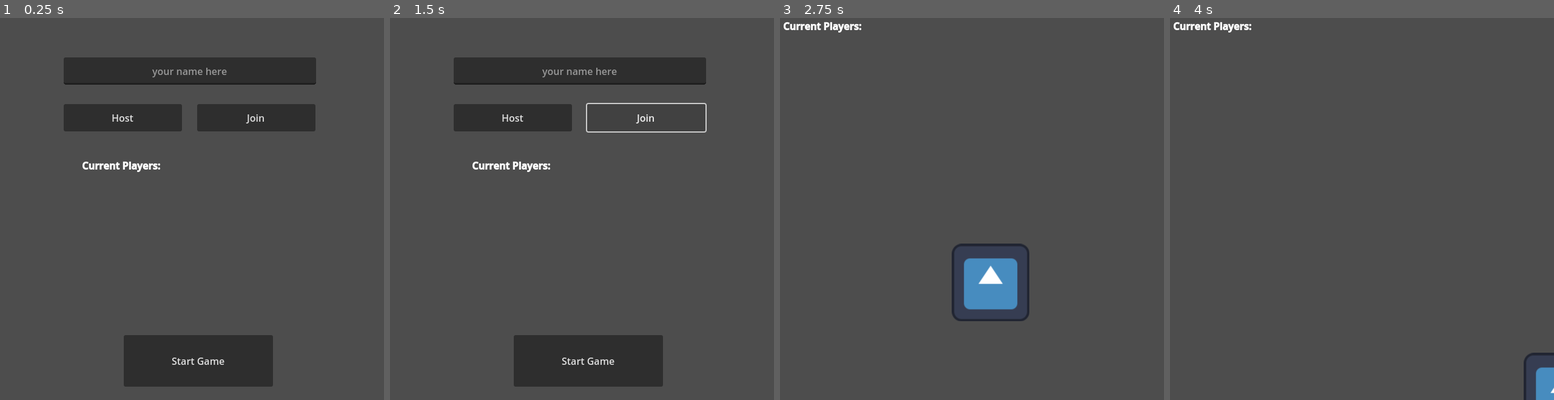
Above: before the commit, frames 1-4 (left to right).
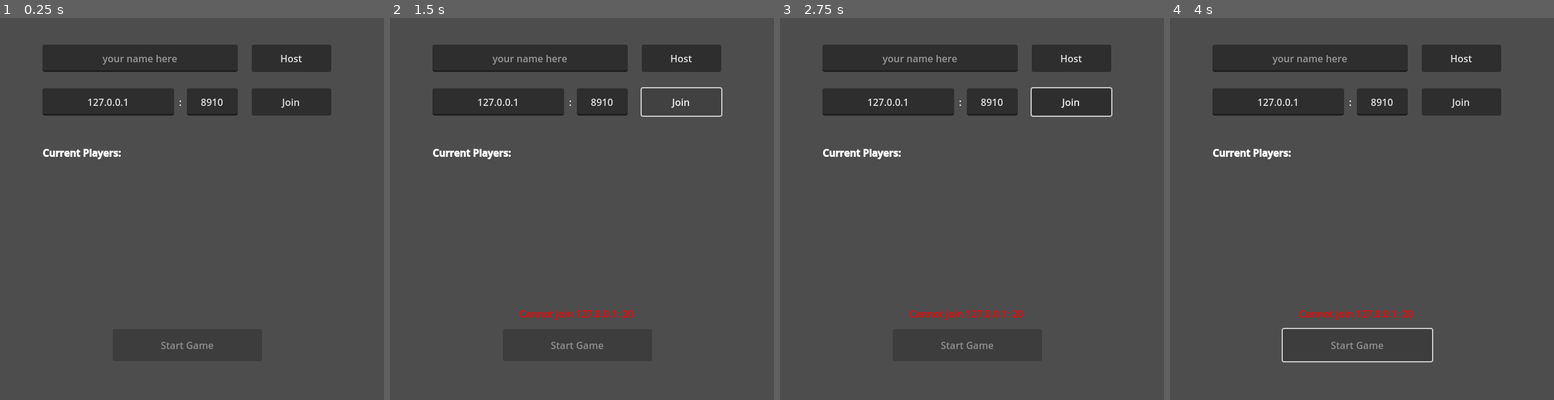
Above: after the commit, the same moments.

Repository: Lai-Cheuk-Hei/ENetMultiplayerDemo
Game: Godot game, scene res://multiplayer_test.tscn
Two runs of this game, one before a commit and one after it. Both use one fixed random seed, a clock stepped at 60 frames per second and the inputs below. The engine's default icon, where the game draws it, is replaced by a stand-in: a white triangle on a blue panel in a dark square.
Inputs (mouse positions are in pixels of both pictures, inside the frame that each line leads up to):
- Up to frame 1 (0.25 s): no input
- Up to frame 2 (1.5 s): click "Host" at 0.5 s; click "Join" at 1.25 s
- Up to frame 3 (2.75 s): click (979, 361) at 2 s, where only the run before the commit has a clickable "Start Game"
- Up to frame 4 (4 s): hold Right (ui_right) 2.78-3.53 s; hold Down (ui_down) from 3.53 s (still down)

The runs differ from the first frame. In frame 1, 15% of the frame differs, in the area x 11-87%, y 6-97%; in frame 2, 13%; in frame 3, 13%; in frame 4, 12%.

Commit message:
UI change and disconnect function update

Diff:
--- a/Multiplayer_Test.gd
+++ b/Multiplayer_Test.gd
@@ -3,7 +3,7 @@
 var peer = ENetMultiplayerPeer.new()
 @export var player_scene: PackedScene
 
-@export var Address = "192.168.32.55"
+@export var Address = "127.0.0.1"
 @export var port = 8910
 
 var player_name : String
@@ -12,44 +12,72 @@
 	multiplayer.peer_connected.connect(peer_connected)
 	multiplayer.peer_disconnected.connect(peer_disconnected)
 	multiplayer.connected_to_server.connect(connected_to_server)
+	multiplayer.connection_failed.connect(connection_failed)
 	if "--server" in OS.get_cmdline_args():
 		hostGame()
 
 func hostGame():
 	var error = peer.create_server(port)
 	if error != OK:
-		print("cannot host: " + str(error))
-		return
+		print("Cannot host: " + str(error))
+		$ErrorLabel.add_theme_color_override("font_color", Color(1,0,0,1))
+		$ErrorLabel.text = "Cannot host: " + str(error)
+		return false
 	else:
 		print("Now hosting on: " + Address + ":" + str(port))
-	multiplayer.multiplayer_peer = peer
+		$ErrorLabel.add_theme_color_override("font_color", Color(0,1,0,1))
+		$ErrorLabel.text = "Now hosting on port: " + str(port)
+		multiplayer.multiplayer_peer = peer
+		return true
 	#SendPlayerInformation($TextEdit.text, multiplayer.get_unique_id())
 
 func _on_host_pressed():
-	hostGame()
-	SendPlayerInformation($TextEdit.text, multiplayer.get_unique_id())
+	var host_success = hostGame()
+	if host_success:
+		$StartGame.disabled = false
+		SendPlayerInformation($NameEdit.text, multiplayer.get_unique_id())
 
 # this get called on the server and clients
 func peer_connected(id):
 	print("Player Connected " + str(id))
 
+@rpc("any_peer","call_local")
+func CloseServer():
+	print("Server Closed")
+	get_tree().root.get_node("GameScene").queue_free()
+	peer.host.destroy()
+	GameManager.Players = {}
+	self.show()
+
 # this get called on the server and clients
 func peer_disconnected(id):
-	print("Player Disconnected " + str(id))
-	GameManager.Players.erase(id)
-	var players = get_tree().get_nodes_in_group("Player")
-	for i in players:
-		if i.name == str(id):
-			i.queue_free()
+	if id == 1:
+		print("Host Disconnected " + str(id))
+		CloseServer.rpc()
+	else:
+		print("Player Disconnected " + str(id))
+		GameManager.Players.erase(id)
+		var players = get_tree().get_nodes_in_group("Player")
+		for i in players:
+			if i.name == str(id):
+				i.queue_free()
 
 func connected_to_server():
-	print("connected To Sever!")
-	SendPlayerInformation.rpc_id(1, $TextEdit.text, multiplayer.get_unique_id())
+	print("Connected To Sever!")
+	#$ErrorLabel.add_theme_color_override("font_color", Color(0,1,0,1))
+	#$ErrorLabel.text = "Connected To Sever!"
+	SendPlayerInformation.rpc_id(1, $NameEdit.text, multiplayer.get_unique_id())
+
+# called only from clients
+func connection_failed():
+	print("Couldn't Connect")
+	#$ErrorLabel.add_theme_color_override("font_color", Color(1,0,0,1))
+	#$ErrorLabel.text = "Couldn't Connect"
 
 
 @rpc("any_peer")
 func SendPlayerInformation(name, id):
-	#print(name)
+	# Save player data to GameManager
 	if !GameManager.Players.has(id):
 		GameManager.Players[id] ={
 			"name" : name,
@@ -61,6 +89,7 @@
 		for i in GameManager.Players:
 			SendPlayerInformation.rpc(GameManager.Players[i].name, i)
 
+	# Updates player list in server
 	for i in $PlayerList/VBoxContainer.get_children():
 		i.queue_free()
 
@@ -73,21 +102,45 @@
 
 
 func _on_join_pressed():
-	peer.create_client(Address, port)
+	var error = peer.create_client(Address, port)
+	if error != OK:
+		print("Cannot join " + Address + ": " + str(error))
+		$ErrorLabel.add_theme_color_override("font_color", Color(1,0,0,1))
+		$ErrorLabel.text = "Cannot join " + Address + ": " + str(error)
+		return
+	else:
+		print("Joined game: " + Address + ":" + str(port))
+		$ErrorLabel.add_theme_color_override("font_color", Color(0,1,0,1))
+		$ErrorLabel.text = "Joined game: " + Address + ":" + str(port)
 	multiplayer.multiplayer_peer = peer
 
-
-func _on_text_edit_text_changed(new_text):
-	player_name = $TextEdit.text
-	#print(player_name)
-	pass # Replace with function body.
 
 @rpc("any_peer","call_local")
 func StartGame():
 	var scene = load("res://game_scene.tscn").instantiate()
+	scene.close_server.connect(CloseServer)
 	get_tree().root.add_child(scene)
+	# Updates player list in server
+	for i in $PlayerList/VBoxContainer.get_children():
+		i.queue_free()
+	$ErrorLabel.text = ""
 	self.hide()
 
 func _on_start_game_pressed():
 	StartGame.rpc()
 	pass # Replace with function body.
+
+
+func _on_name_edit_text_changed(new_text):
+	player_name = new_text
+	pass # Replace with function body.
+
+
+func _on_address_edit_text_changed(new_text):
+	Address = new_text
+	pass # Replace with function body.
+
+
+func _on_port_edit_text_changed(new_text):
+	port = int(new_text)
+	pass # Replace with function body.
--- a/game_scene.gd
+++ b/game_scene.gd
@@ -3,28 +3,60 @@
 @export var PlayerScene : PackedScene
 var rng = RandomNumberGenerator.new()
 
+var player_index
+var server_closed = false
+
+signal close_server
+
 # Called when the node enters the scene tree for the first time.
 func _ready():
+	# Only host can close server
+	if multiplayer.get_unique_id() == 1:
+		$CloseServerButton.disabled = false
 
 	#print(GameManager.Players)
 	for i in GameManager.Players:
-		#print(i)
+		# Player list display
 		var label = Label.new()
 		label.text = GameManager.Players[i].name
 		if(multiplayer.get_unique_id() == GameManager.Players[i].id):
 			label.add_theme_color_override("font_color", Color(1,1,0,1))
+			player_index = i
 		$PlayerList/VBoxContainer.add_child(label)
 
+		# Init players
 		var currentPlayer = PlayerScene.instantiate()
 		currentPlayer.name = str(GameManager.Players[i].id)
 		currentPlayer.player_name = str(GameManager.Players[i].name)
 		var rng_x = rng.randf_range(128.0, self.size.x - 128.0)
 		var rng_y = rng.randf_range(128.0, self.size.y - 128.0)
 		currentPlayer.position = Vector2(rng_x, rng_y)
-		add_child(currentPlayer)
+		$Players.add_child(currentPlayer)
 	pass # Replace with function body.
 
 
 # Called every frame. 'delta' is the elapsed time since the previous frame.
 func _process(delta):
 	pass
+
+@rpc("any_peer","call_local")
+func SetLabel(text, color = Color(1,1,1,1)):
+	$ErrorLabel.text = text
+	$ErrorLabel.add_theme_color_override("font_color", color)
+
+@rpc("any_peer","call_local")
+func CloseServerStatus():
+	server_closed = true
+
+func _on_close_server_button_pressed():
+	$ErrorLabel.text = "Server closed by host.\nPlease wait to return to main screen."
+	SetLabel.rpc("Server closed by host.\nPlease wait to return to main screen.", Color(1,0,0,1))
+	CloseServerStatus.rpc()
+	close_server.emit()
+	pass # Replace with function body.
+
+
+func _on_action_button_pressed():
+	if not server_closed:
+		SetLabel.rpc(GameManager.Players[player_index].name + " acted.")
+	pass # Replace with function body.
--- a/game_scene.tscn
+++ b/game_scene.tscn
@@ -12,6 +12,14 @@
 grow_vertical = 2
 script = ExtResource("1_b3pgt")
 PlayerScene = ExtResource("2_abvnl")
+
+[node name="Players" type="Control" parent="."]
+layout_mode = 1
+anchors_preset = 15
+anchor_right = 1.0
+anchor_bottom = 1.0
+grow_horizontal = 2
+grow_vertical = 2
 
 [node name="Header" type="RichTextLabel" parent="."]
 custom_minimum_size = Vector2(300, 25)
@@ -30,3 +38,45 @@
 
 [node name="VBoxContainer" type="VBoxContainer" parent="PlayerList"]
 layout_mode = 2
+
+[node name="CloseServerButton" type="Button" parent="."]
+layout_mode = 0
+offset_left = 514.0
+offset_top = 20.0
+offset_right = 617.0
+offset_bottom = 51.0
+disabled = true
+text = "Close server"
+
+[node name="ErrorLabel" type="Label" parent="."]
+layout_mode = 1
+anchors_preset = 7
+anchor_left = 0.5
+anchor_top = 1.0
+anchor_right = 0.5
+anchor_bottom = 1.0
+offset_left = -84.0
+offset_top = -72.0
+offset_right = 80.0
+offset_bottom = -49.0
+grow_horizontal = 2
+grow_vertical = 0
+horizontal_alignment = 1
+vertical_alignment = 1
+
+[node name="ActionButton" type="Button" parent="."]
+layout_mode = 1
+anchors_preset = 3
+anchor_left = 1.0
+anchor_top = 1.0
+anchor_right = 1.0
+anchor_bottom = 1.0
+offset_left = -136.0
+offset_top = -136.0
+offset_right = -72.0
+offset_bottom = -72.0
+grow_horizontal = 0
+grow_vertical = 0
+
+[connection signal="pressed" from="CloseServerButton" to="." method="_on_close_server_button_pressed"]
+[connection signal="pressed" from="ActionButton" to="." method="_on_action_button_pressed"]
--- a/multiplayer_test.tscn
+++ b/multiplayer_test.tscn
@@ -14,55 +14,103 @@
 player_scene = ExtResource("2_u8xdv")
 
 [node name="Host" type="Button" parent="."]
-offset_left = 120.0
-offset_top = 160.0
-offset_right = 315.0
-offset_bottom = 205.0
+offset_left = 430.0
+offset_top = 62.0
+offset_right = 561.0
+offset_bottom = 107.0
 text = "Host
 "
 
 [node name="Join" type="Button" parent="."]
-offset_left = 340.0
-offset_top = 160.0
-offset_right = 535.0
-offset_bottom = 205.0
+offset_left = 430.0
+offset_top = 134.0
+offset_right = 561.0
+offset_bottom = 179.0
 text = "Join
 "
 
-[node name="TextEdit" type="LineEdit" parent="."]
-offset_left = 120.0
-offset_top = 83.0
-offset_right = 536.0
-offset_bottom = 128.0
+[node name="NameEdit" type="LineEdit" parent="."]
+offset_left = 85.0
+offset_top = 62.0
+offset_right = 407.0
+offset_bottom = 107.0
 placeholder_text = "your name here"
 alignment = 1
 
+[node name="AddressEdit" type="LineEdit" parent="."]
+offset_left = 85.0
+offset_top = 134.0
+offset_right = 302.0
+offset_bottom = 179.0
+text = "127.0.0.1"
+placeholder_text = "Server address here"
+alignment = 1
+
+[node name="Port Edit" type="LineEdit" parent="."]
+offset_left = 323.0
+offset_top = 134.0
+offset_right = 407.0
+offset_bottom = 179.0
+text = "8910"
+placeholder_text = "Server address here"
+alignment = 1
+
 [node name="StartGame" type="Button" parent="."]
-offset_left = 219.0
-offset_top = 541.0
-offset_right = 465.0
-offset_bottom = 626.0
+layout_mode = 1
+anchors_preset = 7
+anchor_left = 0.5
+anchor_top = 1.0
+anchor_right = 0.5
+anchor_bottom = 1.0
+offset_left = -123.0
+offset_top = -117.0
+offset_right = 123.0
+offset_bottom = -64.0
+grow_horizontal = 2
+grow_vertical = 0
+disabled = true
 text = "Start Game"
 
 [node name="Header" type="RichTextLabel" parent="."]
 custom_minimum_size = Vector2(300, 25)
-offset_left = 150.0
-offset_top = 250.0
-offset_right = 450.0
-offset_bottom = 275.0
+offset_left = 85.0
+offset_top = 229.0
+offset_right = 561.0
+offset_bottom = 254.0
 bbcode_enabled = true
 text = "[b]Current Players:[/b]"
 
 [node name="PlayerList" type="ScrollContainer" parent="."]
-offset_left = 150.0
-offset_top = 275.0
-offset_right = 450.0
-offset_bottom = 515.0
+offset_left = 85.0
+offset_top = 254.0
+offset_right = 561.0
+offset_bottom = 494.0
 
 [node name="VBoxContainer" type="VBoxContainer" parent="PlayerList"]
 layout_mode = 2
 
+[node name="Colon" type="Label" parent="."]
+layout_mode = 0
+offset_left = 302.0
+offset_top = 134.0
+offset_right = 323.0
+offset_bottom = 179.0
+text = ":"
+horizontal_alignment = 1
+vertical_alignment = 1
+
+[node name="ErrorLabel" type="Label" parent="."]
+layout_mode = 0
+offset_left = 85.0
+offset_top = 494.0
+offset_right = 561.0
+offset_bottom = 517.0
+horizontal_alignment = 1
+vertical_alignment = 1
+
 [connection signal="pressed" from="Host" to="." method="_on_host_pressed"]
 [connection signal="pressed" from="Join" to="." method="_on_join_pressed"]
-[connection signal="text_changed" from="TextEdit" to="." method="_on_text_edit_text_changed"]
+[connection signal="text_changed" from="NameEdit" to="." method="_on_name_edit_text_changed"]
+[connection signal="text_changed" from="AddressEdit" to="." method="_on_address_edit_text_changed"]
+[connection signal="text_changed" from="Port Edit" to="." method="_on_port_edit_text_changed"]
 [connection signal="pressed" from="StartGame" to="." method="_on_start_game_pressed"]
